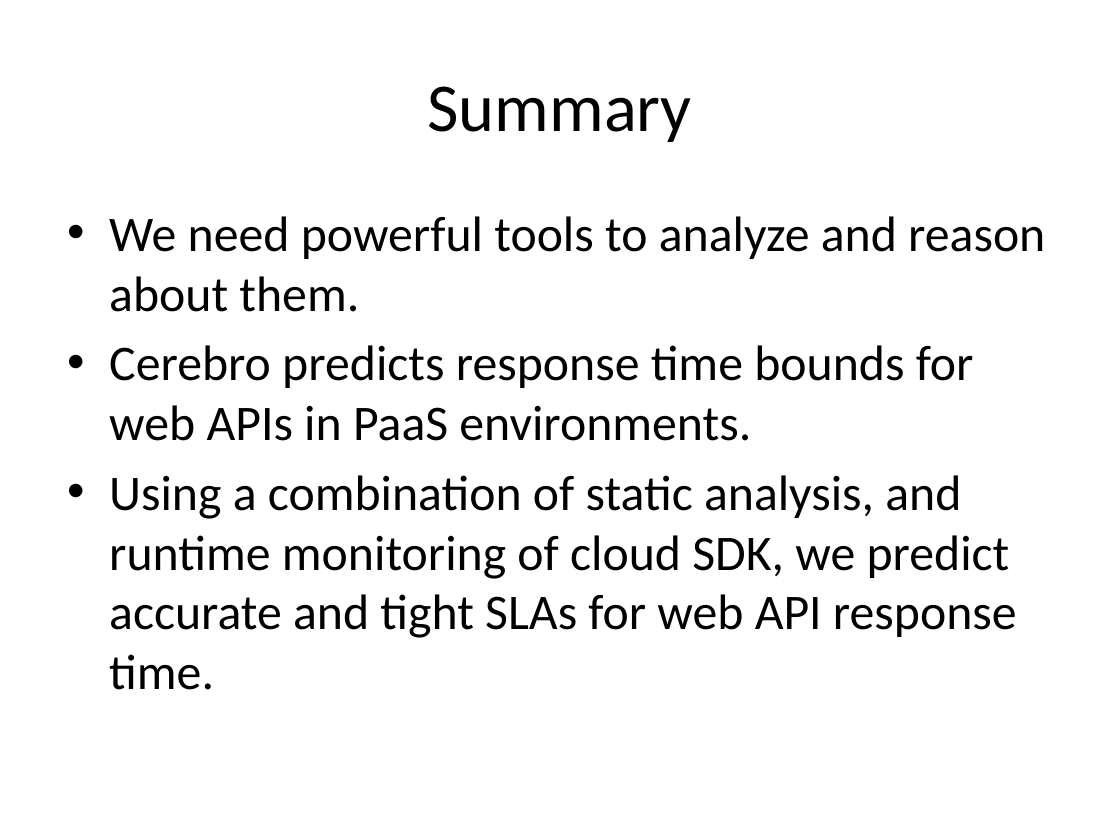
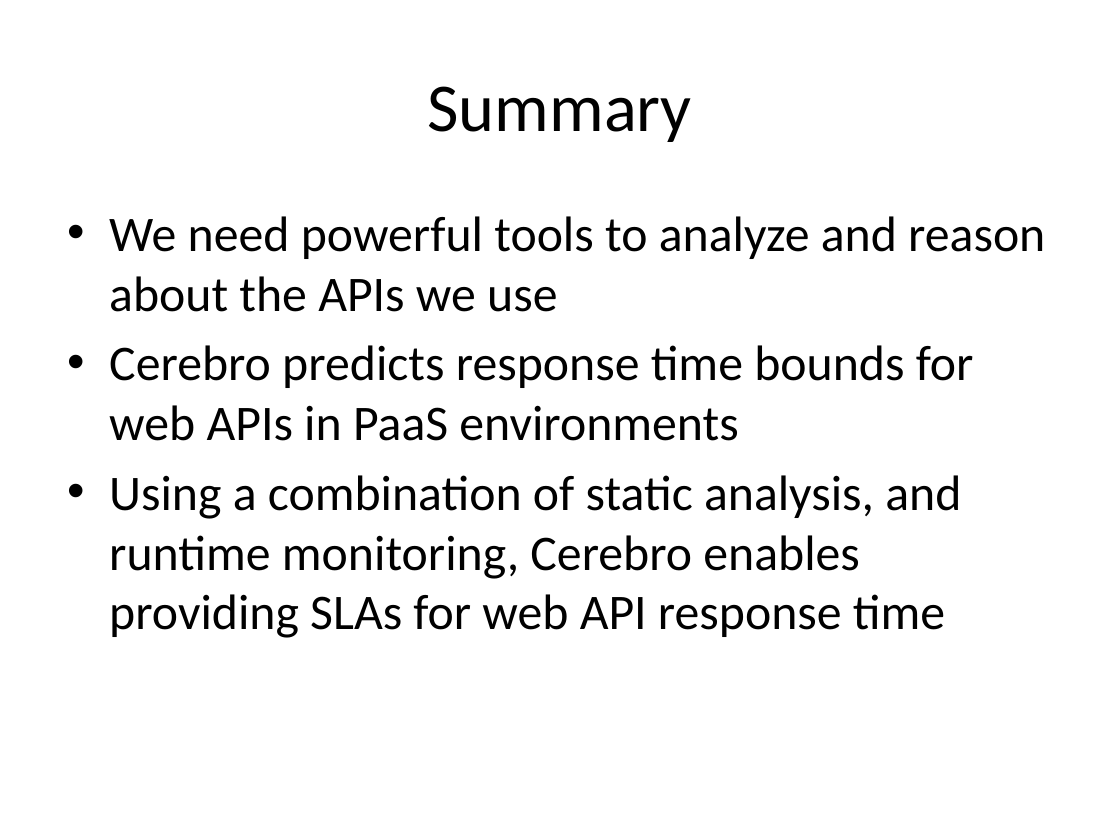
Before and after one commit to Dithn/eager-appscale, a slide deck: slide 15 of Eager/paper/socc15/cerebro_socc_presentation.pptx. Drawn at 1120x840 pixels with LibreOffice and Linux fonts; fonts in the diff are those of the drawing. Boxes give left, top, right and bottom in pixels: in the first picture for what was removed or moved away, otherwise in the second. Text is boxed around its words. In the diff, an @@ line names an element or a change of style, - is before the commit and + after.

Commit message:
minor changes

```diff
--- a/Eager/paper/socc15/cerebro_socc_presentation.pptx
+++ b/Eager/paper/socc15/cerebro_socc_presentation.pptx
@@ text at (x1=109, y1=216, x2=1045, y2=638): text changed @@
-• We need powerful tools to analyze and reason about them.
-• Cerebro predicts response time bounds for web APIs in PaaS environments.
-• Using a combination of static analysis, and runtime monitoring of cloud SDK, we predict accurate and tight SLAs for web API response time.
+• We need powerful tools to analyze and reason about the APIs we use
+• Cerebro predicts response time bounds for web APIs in PaaS environments
+• Using a combination of static analysis, and runtime monitoring, Cerebro enables providing SLAs for web API response time
```
Also in this commit, not shown: 6 other slides changed.
